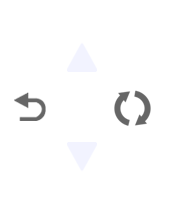
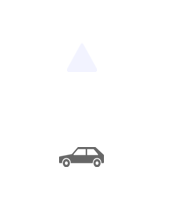
Layered file, before and after one edit (171 x 224). Changes by layer:
hid "back" over box(14, 92, 46, 121)
hid "switch" over box(114, 90, 151, 126)
added layer "car" (60%) above "Down" over box(59, 147, 104, 167)
hid "Down" over box(67, 142, 97, 171)
